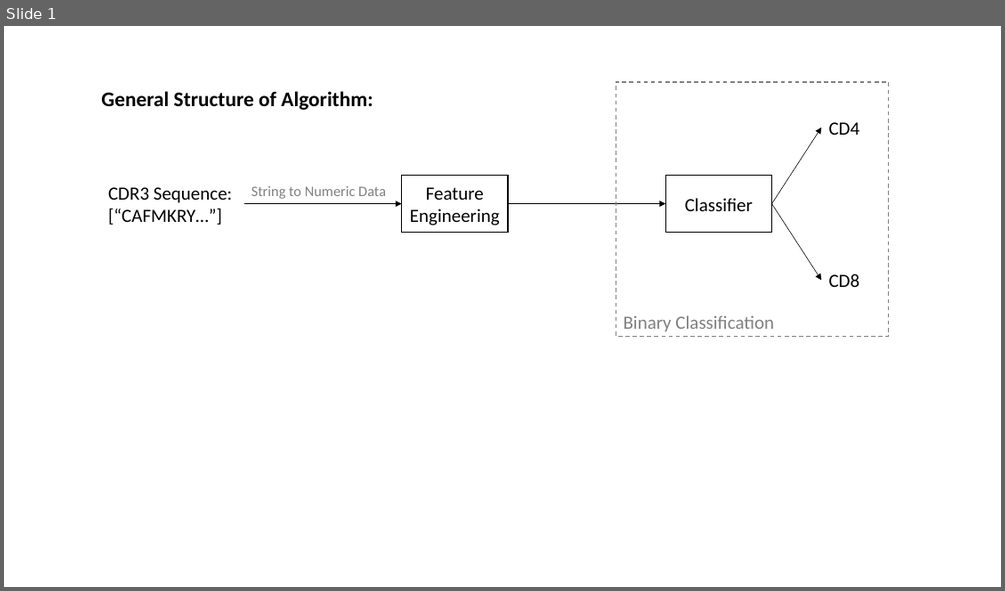
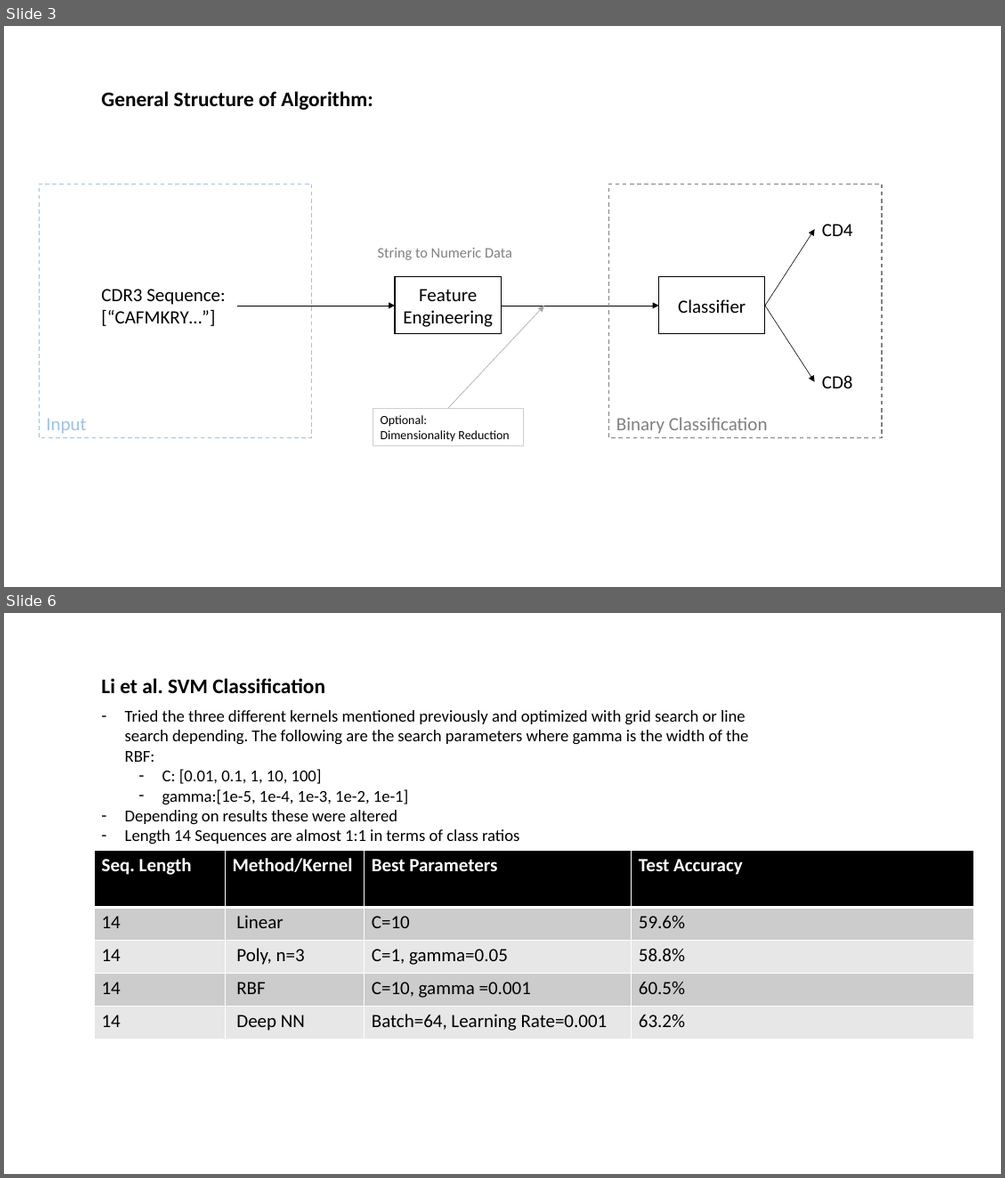
Before and after one commit to innate2adaptive/tcRIP, a slide deck: presentations/algorithm_overview.pptx. Shown one above the other, each under a label of ours: slide 1 before the commit, slides 3 and 6 after it; the slides between them are not shown. The pictures are 1005x591 and 1005x1178 pixels, drawn with LibreOffice and Linux fonts; fonts in the diff are those of the drawing. Boxes give left, top, right and bottom in pixels: in the first picture for what was removed or moved away, otherwise in the second. Text is boxed around its words. In the diff, an @@ line names an element or a change of style, - is before the commit and + after.

Commit message:
length invariant added

```diff
--- a/presentations/algorithm_overview.pptx
+++ b/presentations/algorithm_overview.pptx
@@ slide 6 added at [4, 613, 1001, 1174], background #FFFFFF @@
@@ text added at [101, 678, 325, 693], 20 pt, text #000000, bold @@
+Li et al. SVM Classification
@@ text added at [125, 710, 748, 844], 16 pt, text #000000 @@
+– Tried the three different kernels mentioned previously and optimized with grid search or line search depending. The following are the search parameters where gamma is the width of the RBF:
+  – C: [0.01, 0.1, 1, 10, 100]
+  – gamma:[1e-5, 1e-4, 1e-3, 1e-2, 1e-1]
+– Depending on results these were altered
+– Length 14 Sequences are almost 1:1 in terms of class ratios
@@ table added at [94, 850, 973, 1038], 5 rows, 4 columns @@
+Seq. Length | Method/Kernel | Best Parameters | Test Accuracy
+14 | Linear | C=10 | 59.6%
+14 | Poly, n=3 | C=1, gamma=0.05 | 58.8%
+14 | RBF | C=10, gamma =0.001 | 60.5%
+14 | Deep NN | Batch=64, Learning Rate=0.001 | 63.2%
@@ what was slide 1 is now slide 3 @@
@@ slide 3 changed as well @@
@@ rectangle added at [39, 184, 312, 438], outline #9DC3E6 1 pt dashed, 18 pt, text #9DC3E6 @@
+Input
@@ text "String to Numeric Data": place and size @@
-text "String to Numeric Data" at [251, 186, 386, 199]
+text "String to Numeric Data" at [378, 248, 512, 260]
@@ arrow added from (448, 408) to (544, 305), #A5A5A5 0.5 pt @@
@@ 2 texts, 1 rectangle, 1 arrow: place and size @@
-2 texts, 1 rectangle, 1 arrow at [508, 82, 889, 337]
+2 texts, 1 rectangle, 1 arrow at [502, 184, 882, 438]
@@ 3 arrows, 2 rectangles, 1 text: place and size @@
-3 arrows, 2 rectangles, 1 text at [108, 127, 821, 281]
+3 arrows, 2 rectangles, 1 text at [101, 230, 815, 382]
@@ rectangle added at [372, 408, 523, 445], outline #D0CECE 0.75 pt, 12 pt, text #000000 @@
+Optional:
+Dimensionality Reduction
```
Also in this commit, not shown: 2 other slides changed, 11 other slides added, 1 slide removed, 4 other files.
